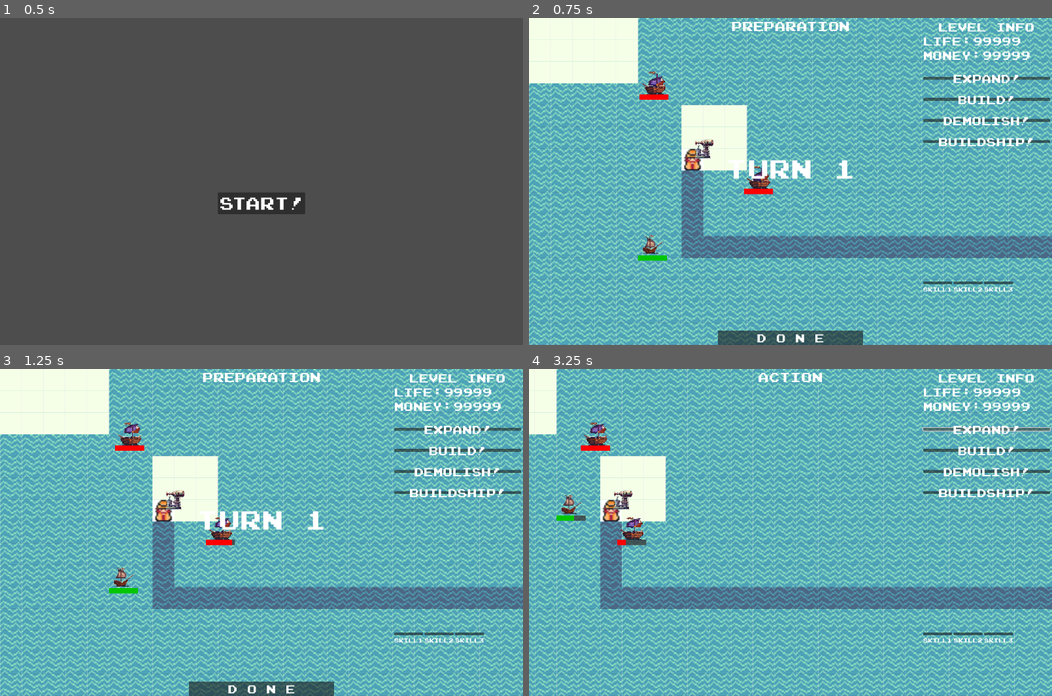
Above: before the commit, frames 1-4 (two rows, left to right).
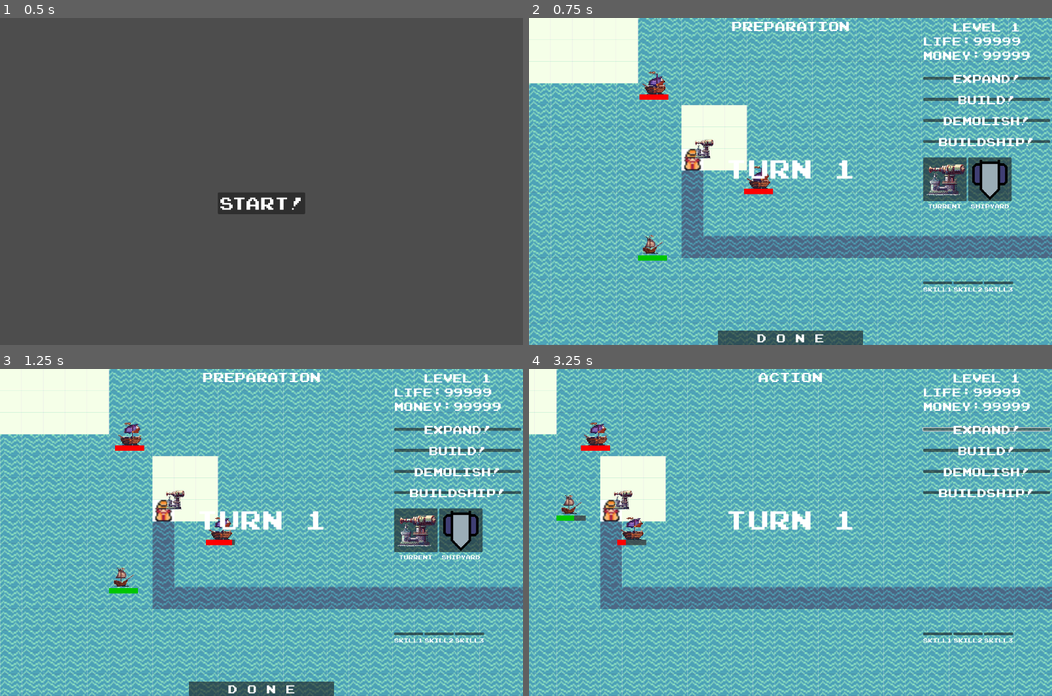
Above: after the commit, the same moments.

Repository: LeoZhang421/GameJam-2024-Pixel
Game: Godot game, scene res://Scenes/Start.tscn
Same seed, same stepped clock (60 frames per second), same inputs: the game is played once before the commit and once after it. Sound files missing from this copy of the repository are replaced by a short silence.
Inputs (mouse positions are in pixels of both pictures, inside the frame that each line leads up to):
- Up to frame 1 (0.5 s): no input
- Up to frame 2 (0.75 s): click "Start!" at 0.5 s
- Up to frame 3 (1.25 s): no input
- Up to frame 4 (3.25 s): click "D o n e" at 1.25 s; click (936, 633) at 2.02 s; click "Expand!" at 2.75 s

Frame 1 is identical in both runs. In frame 2, 2.6% of the frame differs, in the area x 75-97%, y 1-59%; in frame 3, 2.6%; in frame 4, 0.9%.

Commit message:
you can now auto complete level in 10 seconds

Diff:
--- a/Scenes/UI/HUD.tscn
+++ b/Scenes/UI/HUD.tscn
@@ -45,6 +45,10 @@
 [sub_resource type="LabelSettings" id="LabelSettings_mvwwi"]
 font = ExtResource("1_4g8sv")
 
+[sub_resource type="LabelSettings" id="LabelSettings_emr85"]
+font = ExtResource("1_4g8sv")
+font_size = 18
+
 [sub_resource type="LabelSettings" id="LabelSettings_2jfs1"]
 font = ExtResource("1_4g8sv")
 
@@ -125,6 +129,36 @@
 grow_horizontal = 2
 grow_vertical = 2
 text = "D o n e"
+label_settings = SubResource("LabelSettings_lufdm")
+
+[node name="Next_Level_Button" type="Button" parent="Level_Control"]
+visible = false
+layout_mode = 1
+anchors_preset = 7
+anchor_left = 0.5
+anchor_top = 1.0
+anchor_right = 0.5
+anchor_bottom = 1.0
+offset_left = -200.0
+offset_top = -40.0
+offset_right = 200.0
+grow_horizontal = 2
+grow_vertical = 0
+
+[node name="Text" type="Label" parent="Level_Control/Next_Level_Button"]
+layout_mode = 1
+anchors_preset = 8
+anchor_left = 0.5
+anchor_top = 0.5
+anchor_right = 0.5
+anchor_bottom = 0.5
+offset_left = -20.0
+offset_top = -11.5
+offset_right = 20.0
+offset_bottom = 11.5
+grow_horizontal = 2
+grow_vertical = 2
+text = "Next Level!"
 label_settings = SubResource("LabelSettings_lufdm")
 
 [node name="Container" type="Control" parent="."]
@@ -261,66 +295,77 @@
 theme_override_constants/margin_right = 5
 theme_override_constants/margin_bottom = 5
 
-[node name="BuildingList" type="GridContainer" parent="Container/VBoxContainer/MarginContainer3"]
-layout_mode = 2
-columns = 3
-
-[node name="TurrentContainer" type="VBoxContainer" parent="Container/VBoxContainer/MarginContainer3/BuildingList"]
-layout_mode = 2
-
-[node name="Build_Turrent" type="Button" parent="Container/VBoxContainer/MarginContainer3/BuildingList/TurrentContainer"]
+[node name="VBoxContainer" type="VBoxContainer" parent="Container/VBoxContainer/MarginContainer3"]
+layout_mode = 2
+
+[node name="MarginContainer" type="MarginContainer" parent="Container/VBoxContainer/MarginContainer3/VBoxContainer"]
+layout_mode = 2
+
+[node name="BuildingList" type="HBoxContainer" parent="Container/VBoxContainer/MarginContainer3/VBoxContainer/MarginContainer"]
+layout_mode = 2
+
+[node name="TurrentContainer" type="VBoxContainer" parent="Container/VBoxContainer/MarginContainer3/VBoxContainer/MarginContainer/BuildingList"]
+layout_mode = 2
+
+[node name="Build_Turrent" type="Button" parent="Container/VBoxContainer/MarginContainer3/VBoxContainer/MarginContainer/BuildingList/TurrentContainer"]
 custom_minimum_size = Vector2(120, 120)
 layout_mode = 2
 icon = ExtResource("3_m2whi")
 expand_icon = true
 
-[node name="Name" type="Label" parent="Container/VBoxContainer/MarginContainer3/BuildingList/TurrentContainer"]
+[node name="Name" type="Label" parent="Container/VBoxContainer/MarginContainer3/VBoxContainer/MarginContainer/BuildingList/TurrentContainer"]
 layout_mode = 2
 text = "Turrent"
 label_settings = SubResource("LabelSettings_mvwwi")
 horizontal_alignment = 1
 
-[node name="ShipyardContainer" type="VBoxContainer" parent="Container/VBoxContainer/MarginContainer3/BuildingList"]
-layout_mode = 2
-
-[node name="Build_Shipyard" type="Button" parent="Container/VBoxContainer/MarginContainer3/BuildingList/ShipyardContainer"]
+[node name="ShipyardContainer" type="VBoxContainer" parent="Container/VBoxContainer/MarginContainer3/VBoxContainer/MarginContainer/BuildingList"]
+layout_mode = 2
+
+[node name="Build_Shipyard" type="Button" parent="Container/VBoxContainer/MarginContainer3/VBoxContainer/MarginContainer/BuildingList/ShipyardContainer"]
 custom_minimum_size = Vector2(120, 120)
 layout_mode = 2
 icon = ExtResource("4_5icg2")
 expand_icon = true
 
-[node name="Name" type="Label" parent="Container/VBoxContainer/MarginContainer3/BuildingList/ShipyardContainer"]
+[node name="Name" type="Label" parent="Container/VBoxContainer/MarginContainer3/VBoxContainer/MarginContainer/BuildingList/ShipyardContainer"]
 layout_mode = 2
 text = "Shipyard"
 label_settings = SubResource("LabelSettings_mvwwi")
 horizontal_alignment = 1
 
-[node name="VBoxContainer3" type="VBoxContainer" parent="Container/VBoxContainer/MarginContainer3/BuildingList"]
-layout_mode = 2
-
-[node name="ShipList" type="GridContainer" parent="Container/VBoxContainer/MarginContainer3"]
-layout_mode = 2
-
-[node name="ShipContainer" type="VBoxContainer" parent="Container/VBoxContainer/MarginContainer3/ShipList"]
-layout_mode = 2
-
-[node name="Build_Ship" type="Button" parent="Container/VBoxContainer/MarginContainer3/ShipList/ShipContainer"]
+[node name="VBoxContainer3" type="VBoxContainer" parent="Container/VBoxContainer/MarginContainer3/VBoxContainer/MarginContainer/BuildingList"]
+layout_mode = 2
+
+[node name="ShipList" type="HBoxContainer" parent="Container/VBoxContainer/MarginContainer3/VBoxContainer/MarginContainer"]
+layout_mode = 2
+
+[node name="ShipContainer" type="VBoxContainer" parent="Container/VBoxContainer/MarginContainer3/VBoxContainer/MarginContainer/ShipList"]
+layout_mode = 2
+
+[node name="Build_Ship" type="Button" parent="Container/VBoxContainer/MarginContainer3/VBoxContainer/MarginContainer/ShipList/ShipContainer"]
 custom_minimum_size = Vector2(120, 120)
 layout_mode = 2
 icon = ExtResource("4_sa87j")
 expand_icon = true
 
-[node name="Name" type="Label" parent="Container/VBoxContainer/MarginContainer3/ShipList/ShipContainer"]
+[node name="Name" type="Label" parent="Container/VBoxContainer/MarginContainer3/VBoxContainer/MarginContainer/ShipList/ShipContainer"]
 layout_mode = 2
 text = "Ship"
 label_settings = SubResource("LabelSettings_mvwwi")
 horizontal_alignment = 1
 
-[node name="VBoxContainer2" type="VBoxContainer" parent="Container/VBoxContainer/MarginContainer3/ShipList"]
-layout_mode = 2
-
-[node name="VBoxContainer3" type="VBoxContainer" parent="Container/VBoxContainer/MarginContainer3/ShipList"]
-layout_mode = 2
+[node name="VBoxContainer2" type="VBoxContainer" parent="Container/VBoxContainer/MarginContainer3/VBoxContainer/MarginContainer/ShipList"]
+layout_mode = 2
+
+[node name="VBoxContainer3" type="VBoxContainer" parent="Container/VBoxContainer/MarginContainer3/VBoxContainer/MarginContainer/ShipList"]
+layout_mode = 2
+
+[node name="Introduction" type="Label" parent="Container/VBoxContainer/MarginContainer3/VBoxContainer"]
+layout_mode = 2
+label_settings = SubResource("LabelSettings_emr85")
+horizontal_alignment = 1
+vertical_alignment = 1
 
 [node name="MarginContainer" type="MarginContainer" parent="Container"]
 layout_mode = 0
@@ -372,15 +417,21 @@
 horizontal_alignment = 1
 
 [node name="Turn_Count_Timer" type="Timer" parent="."]
-wait_time = 2.5
+wait_time = 4.0
 one_shot = true
 
+[node name="TestTimer" type="Timer" parent="."]
+wait_time = 10.0
+one_shot = true
+
 [connection signal="pressed" from="Level_Control/Done_Button" to="." method="_on_done_button_pressed"]
+[connection signal="pressed" from="Level_Control/Next_Level_Button" to="." method="_on_next_level_button_pressed"]
 [connection signal="pressed" from="Container/VBoxContainer/MarginContainer2/VBoxContainer/Expand_Button" to="." method="_on_expand_button_pressed"]
 [connection signal="pressed" from="Container/VBoxContainer/MarginContainer2/VBoxContainer/Build_Button" to="." method="_on_build_button_pressed"]
 [connection signal="pressed" from="Container/VBoxContainer/MarginContainer2/VBoxContainer/Demolish_Button" to="." method="_on_demolish_button_pressed"]
 [connection signal="pressed" from="Container/VBoxContainer/MarginContainer2/VBoxContainer/Buildship_Button" to="." method="_on_buildship_button_pressed"]
-[connection signal="pressed" from="Container/VBoxContainer/MarginContainer3/BuildingList/TurrentContainer/Build_Turrent" to="." method="_on_build_turrent_pressed"]
-[connection signal="pressed" from="Container/VBoxContainer/MarginContainer3/BuildingList/ShipyardContainer/Build_Shipyard" to="." method="_on_build_shipyard_pressed"]
-[connection signal="pressed" from="Container/VBoxContainer/MarginContainer3/ShipList/ShipContainer/Build_Ship" to="." method="_on_build_ship_pressed"]
+[connection signal="pressed" from="Container/VBoxContainer/MarginContainer3/VBoxContainer/MarginContainer/BuildingList/TurrentContainer/Build_Turrent" to="." method="_on_build_turrent_pressed"]
+[connection signal="pressed" from="Container/VBoxContainer/MarginContainer3/VBoxContainer/MarginContainer/BuildingList/ShipyardContainer/Build_Shipyard" to="." method="_on_build_shipyard_pressed"]
+[connection signal="pressed" from="Container/VBoxContainer/MarginContainer3/VBoxContainer/MarginContainer/ShipList/ShipContainer/Build_Ship" to="." method="_on_build_ship_pressed"]
 [connection signal="timeout" from="Turn_Count_Timer" to="." method="_on_turn_count_timer_timeout"]
+[connection signal="timeout" from="TestTimer" to="." method="_on_test_timer_timeout"]
--- a/Scripts/HUD.gd
+++ b/Scripts/HUD.gd
@@ -8,20 +8,22 @@
 @onready var pending_scene
 @onready var title = $Level_Control/Title
 @onready var done = $Level_Control/Done_Button
+@onready var level_info = $Container/VBoxContainer/MarginContainer/VBoxContainer/Title
 @onready var life_value = $Container/VBoxContainer/MarginContainer/VBoxContainer/Life/Life_Value
 @onready var money_value = $Container/VBoxContainer/MarginContainer/VBoxContainer/Money/Money_Value
 @onready var expand_button_text = $Container/VBoxContainer/MarginContainer2/VBoxContainer/Expand_Button/Expand_Text
 @onready var build_button_text = $Container/VBoxContainer/MarginContainer2/VBoxContainer/Build_Button/Build_Text
 @onready var demolish_button_text = $Container/VBoxContainer/MarginContainer2/VBoxContainer/Demolish_Button/Demolish_Text
 @onready var buildship_button_text = $Container/VBoxContainer/MarginContainer2/VBoxContainer/Buildship_Button/Buildship_Text
-@onready var building_list = $Container/VBoxContainer/MarginContainer3/BuildingList
-@onready var ship_list = $Container/VBoxContainer/MarginContainer3/ShipList
+@onready var building_list = $Container/VBoxContainer/MarginContainer3/VBoxContainer/MarginContainer/BuildingList
+@onready var ship_list = $Container/VBoxContainer/MarginContainer3/VBoxContainer/MarginContainer/ShipList
+@onready var introduction = $Container/VBoxContainer/MarginContainer3/VBoxContainer/Introduction
 @onready var skill_list = $Container/MarginContainer/Skill_List
 # Called when the node enters the scene tree for the first time.
 func _ready():
 	#life_value.text = str(main.current_life)
 	#money_value.text = str(main.current_money)
-	building_list.visible = false
+	level_info.text = "Level " + str(Level.get_current_level())
 	ship_list.visible = false
 	title.text = Level.get_current_phase()
 	done.visible = (Level.get_current_phase() == "preparation")
@@ -112,7 +114,7 @@
 	stop_prebuildingship()
 	is_prebuilding = true
 	build_button_text.text = "Cancel!"
-	var cursor_texture = get_node("Container/VBoxContainer/MarginContainer3/BuildingList/" + building_name + "Container/Build_" + building_name).icon
+	var cursor_texture = get_node("Container/VBoxContainer/MarginContainer3/VBoxContainer/MarginContainer/BuildingList/" + building_name + "Container/Build_" + building_name).icon
 	main.get_node("Cursor/Sprite2D").texture = cursor_texture
 	pending_scene = load("res://Scenes/Buildings/" + building_name + "Example.tscn").instantiate()
 
@@ -160,7 +162,7 @@
 	stop_predemolishing()
 	is_prebuildingship = true
 	buildship_button_text.text = "Cancel!"
-	var cursor_texture = get_node("Container/VBoxContainer/MarginContainer3/ShipList/" + ship_name + "Container/Build_" + ship_name).icon
+	var cursor_texture = get_node("Container/VBoxContainer/MarginContainer3/VBoxContainer/MarginContainer/ShipList/" + ship_name + "Container/Build_" + ship_name).icon
 	main.get_node("Cursor/Sprite2D").texture = cursor_texture
 	pending_scene = load("res://Scenes/Ships/" + ship_name + "Example.tscn").instantiate()
 
@@ -201,7 +203,7 @@
 	else:
 		for i in main.get_node("BuildingLayer").get_children():
 			if i.global_position  == main.pathfinder.get_tile_center(position):
-				i.queue_free()
+				i.demolish()
 				break
 		main.pathfinder.delete_building(position)
 		stop_predemolishing()
@@ -231,7 +233,9 @@
 	done.visible = false
 	Level.complete_phase()
 	main.get_node("Music").fade_out()
+	main.get_node("Pirate_Music").volume_db = 0
 	main.get_node("Pirate_Invasion_Timer").start()
+	$TestTimer.start()
 
 
 func _on_build_ship_pressed():
@@ -245,6 +249,7 @@
 
 func _on_build_shipyard_pressed():
 	start_prebuilding("Shipyard")
+	introduction.text = "This is Shipyard"
 
 
 func complete_turn():
@@ -252,7 +257,24 @@
 	main.pathfinder.reload_map_data(main)
 	Level.complete_turn()
 	building_list.visible = false
-	title.text = Level.get_current_phase()
-	done.visible = (Level.get_current_phase() == "preparation")
-	$Level_Control/Turn_Display.set_text("Turn " + str(Level.get_current_turn()))
-	$Turn_Count_Timer.start()
+	if Level.get_current_level() > main.current_level:
+		$Level_Control/Turn_Display.set_text("Victory!")
+		$Level_Control/Turn_Display.visible = true
+		$Level_Control/Next_Level_Button.visible = true
+	else:
+		title.text = Level.get_current_phase()
+		done.visible = (Level.get_current_phase() == "preparation")
+		$Level_Control/Turn_Display.set_text("Turn " + str(Level.get_current_turn()))
+		$Level_Control/Turn_Display.visible = true
+		$Turn_Count_Timer.start()
+		main.get_node("Pirate_Music").fade_out()
+		main.get_node("Music").volume_db = -10
+		main.get_node("Music").play()
+
+
+func _on_test_timer_timeout():
+	complete_turn()
+
+
+func _on_next_level_button_pressed():
+	get_tree().reload_current_scene()
--- a/Scripts/Main.gd
+++ b/Scripts/Main.gd
@@ -1,10 +1,12 @@
 extends Node2D
 var pathfinder
 var tile_map
+var current_level
 
 # 测试寻路的代码
 func _ready():
-	tile_map = get_node("TileMap_Test" + str(Level.current_level))
+	current_level = Level.current_level
+	tile_map = get_node("TileMap_Test1")
 	pathfinder = Pathfinder.new(self)
 	$HUD.main = self
 	$Camera2D.offset = tile_map.tile_set.tile_size + get_viewport().size/2
--- a/Scripts/Music.gd
+++ b/Scripts/Music.gd
@@ -14,6 +14,7 @@
 		volume_db += volume_offset * delta
 	if volume_db <= -40:
 		self.stop()
+		set_process(false)
 
 func fade_out():
 	is_fading = true
Not shown: 1 places in Scenes/UI/HUD.tscn that only renumber resources
Not shown, changed: README.md
